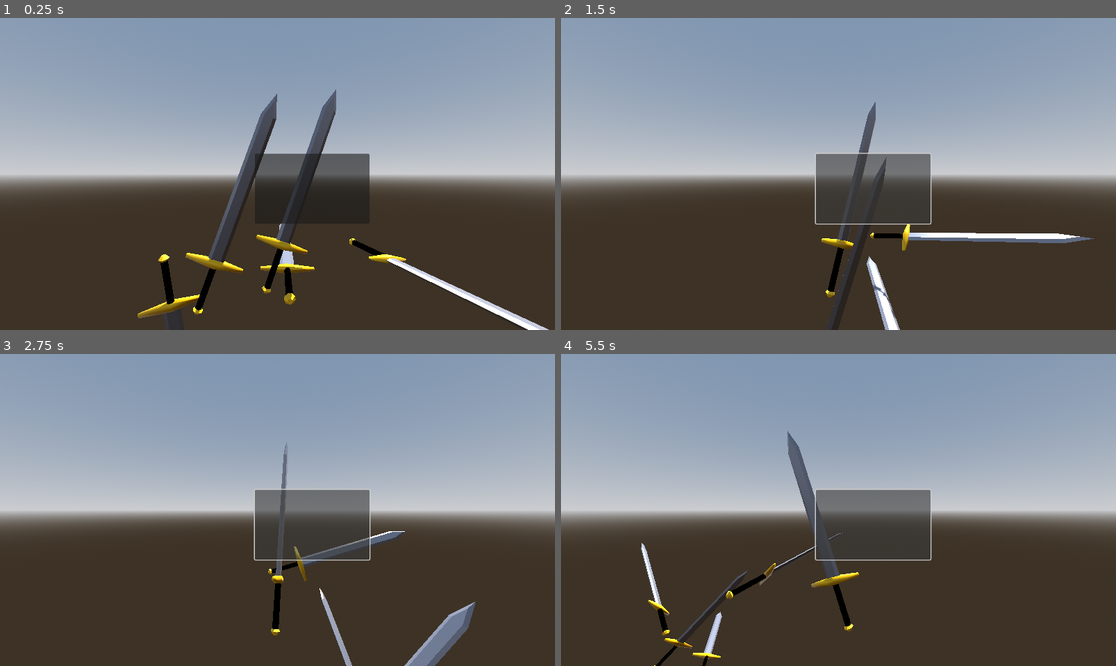
Above: before the commit, frames 1-4 (two rows, left to right).
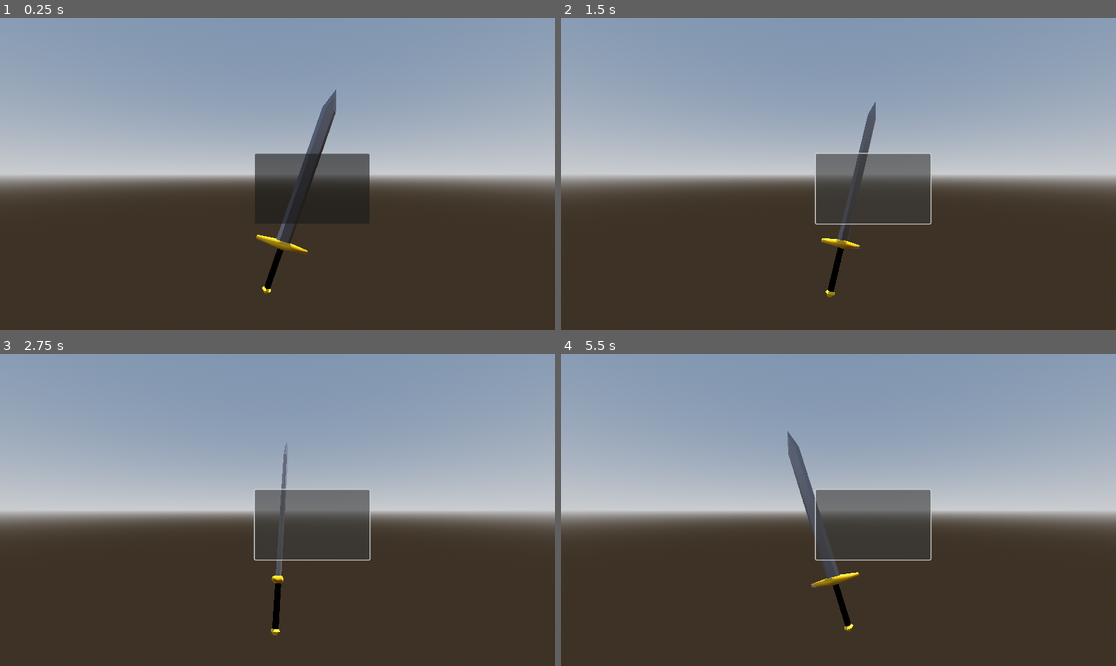
Above: after the commit, the same moments.

Repository: KameronHodge/KameronHodge.github.io
Game: Godot game, scene res://display.tscn
The game is run twice, just before and just after one commit, with the same random seed, the same clock (stepped at 60 frames per second) and the same inputs.
Inputs (mouse positions are in pixels of both pictures, inside the frame that each line leads up to):
- Up to frame 1 (0.25 s): no input
- Up to frame 2 (1.5 s): click (871, 189) at 0.5 s; click (871, 189) at 1.25 s
- Up to frame 3 (2.75 s): click (310, 525) at 2 s
- Up to frame 4 (5.5 s): no input

The runs differ from the first frame. In frame 1, 3.6% of the frame differs, in the area x 24-99%, y 24-100%; in frame 2, 1.6%; in frame 3, 1.8%; in frame 4, 1.0%.

Commit message:
Update display.tscn

Diff:
--- a/project/webportfoliotest/display.tscn
+++ b/project/webportfoliotest/display.tscn
@@ -29,22 +29,6 @@
 transform = Transform3D(0.941805, -1.4694e-08, -0.336158, -0.336158, -4.11676e-08, -0.941805, 0, 1, -4.37114e-08, 0, 0, 0)
 script = ExtResource("2_mytll")
 
-[node name="sword" parent="sword" instance=ExtResource("1_ru5jf")]
-transform = Transform3D(0.941805, -5.50331e-21, -0.336158, -0.336158, -4.11676e-08, -0.941805, 1.46939e-08, 1, -4.07888e-08, 10.1017, -1.57606e-07, -3.60561)
-script = ExtResource("2_mytll")
-
-[node name="sword" parent="sword/sword" instance=ExtResource("1_ru5jf")]
-transform = Transform3D(0.941805, 0, -0.336158, -0.336158, -4.15886e-08, -0.941805, -5.96046e-08, 1, -3.72529e-08, -18.8634, 7.14892, 6.7329)
-script = ExtResource("2_mytll")
-
-[node name="sword" parent="sword/sword/sword" instance=ExtResource("1_ru5jf")]
-transform = Transform3D(0.941805, -1.86265e-08, -0.336158, -0.336158, -4.47035e-08, -0.941805, -4.42378e-09, 1, -4.47035e-08, 10.7915, -3.60251, 0.209645)
-script = ExtResource("2_mytll")
-
-[node name="sword" parent="sword/sword/sword/sword" instance=ExtResource("1_ru5jf")]
-transform = Transform3D(0.941805, -1.49012e-08, -0.336158, -0.336158, -3.72529e-08, -0.941805, 1.86265e-09, 1, -5.21541e-08, -7.41828, -0.136727, 0.153135)
-script = ExtResource("2_mytll")
-
 [node name="Camera3D" type="Camera3D" parent="."]
 transform = Transform3D(1, 0, 0, 0, 1, 0, 0, 0, 1, 0, 8.52995, 20.6021)
 
